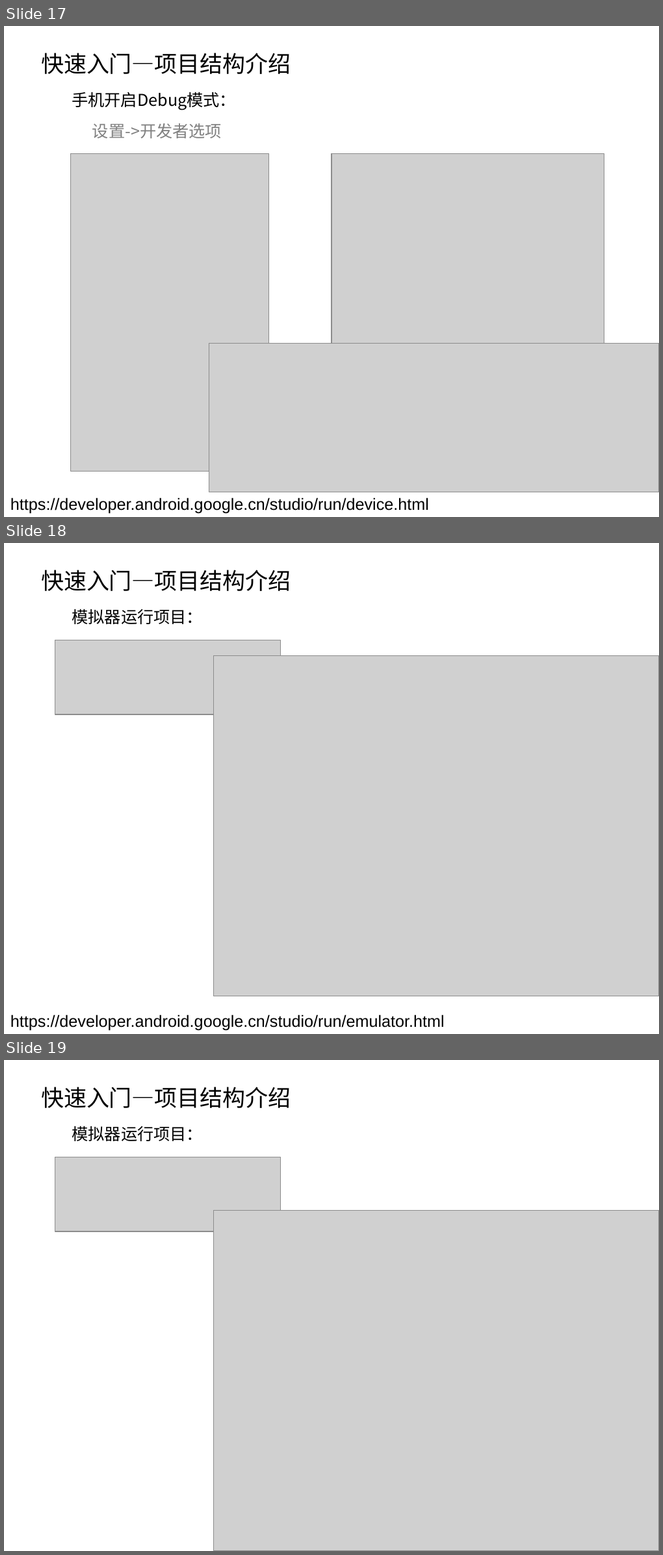
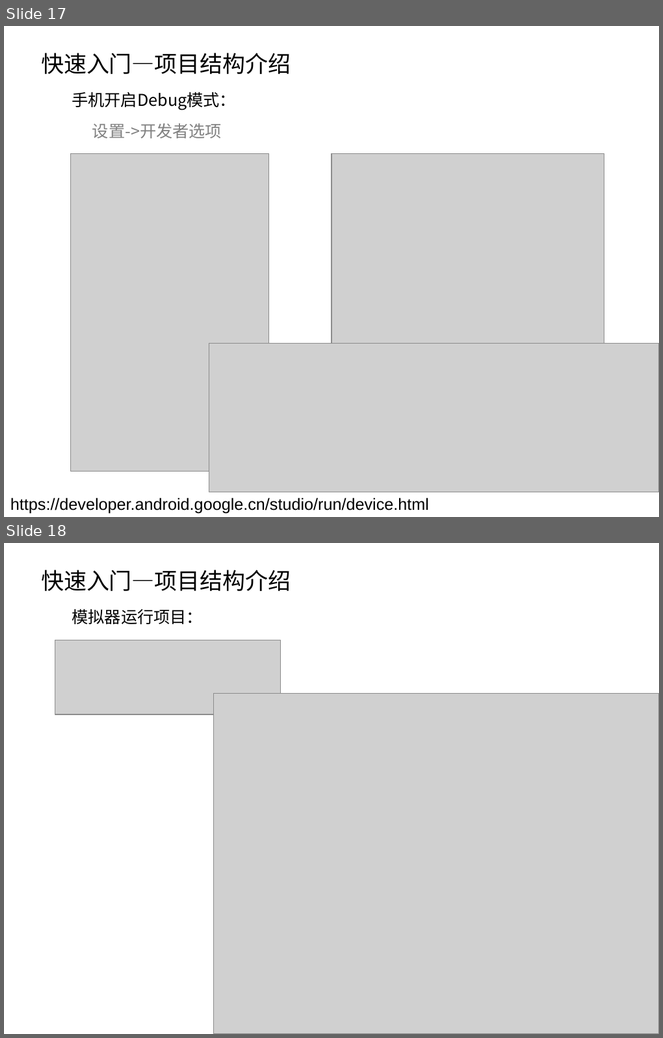
Before and after one commit to jacpy/samples, a slide deck: docs/ppt/android基础资料分享.pptx. Shown one above the other, each under a label of ours: slides 17, 18 and 19 before the commit, slides 17 and 18 after it. The pictures are 663x1555 and 663x1038 pixels, drawn with LibreOffice and Linux fonts; fonts in the diff are those of the drawing; grey boxes stand for pictures; background and template pictures are left out. Boxes give left, top, right and bottom in pixels: in the first picture for what was removed or moved away, otherwise in the second. Text is boxed around its words. In the diff, an @@ line names an element or a change of style, - is before the commit and + after.

```diff
--- a/docs/ppt/android基础资料分享.pptx
+++ b/docs/ppt/android基础资料分享.pptx
@@ slide 18 removed at (4, 543, 659, 1034), background picture (left out) @@
@@ text removed at (41, 570, 291, 591) @@
-快速入门—项目结构介绍
@@ text removed at (72, 609, 203, 624) @@
-模拟器运行项目：
@@ picture removed at (55, 640, 280, 715) @@
@@ picture removed at (214, 655, 659, 997) @@
@@ text removed at (10, 1015, 445, 1031) @@
-https://developer.android.google.cn/studio/run/emulator.html
@@ what was slide 19 is now slide 18 @@
```
Also in this commit, not shown: 5 slides changed, 20 slides added, 1 other file.
